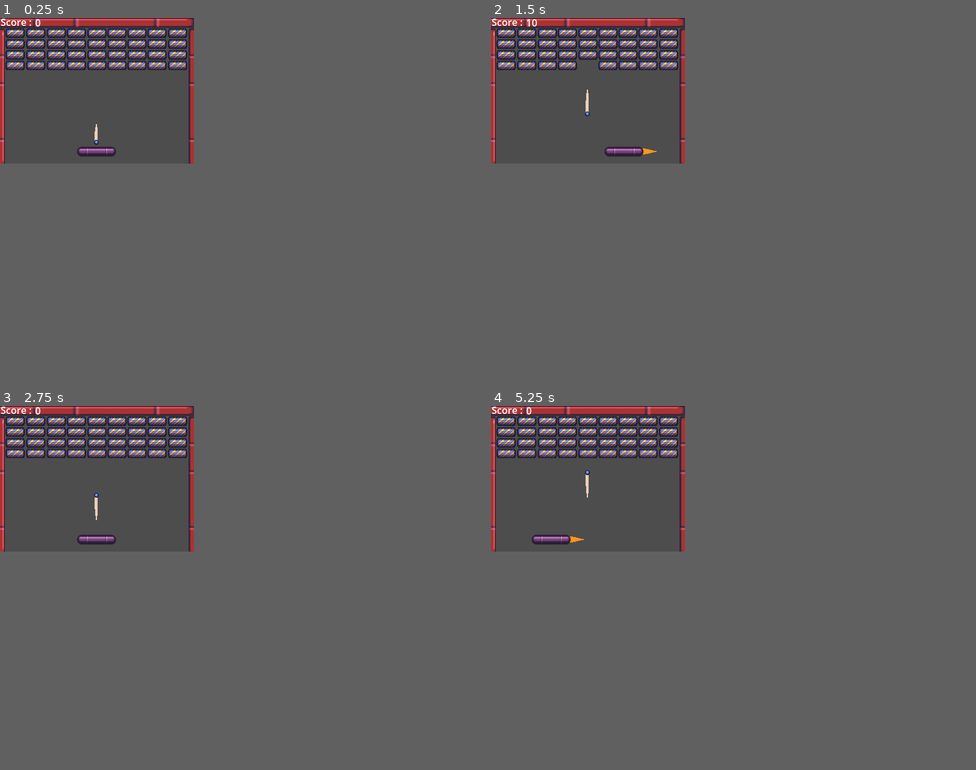
Above: before the commit, frames 1-4 (two rows, left to right).
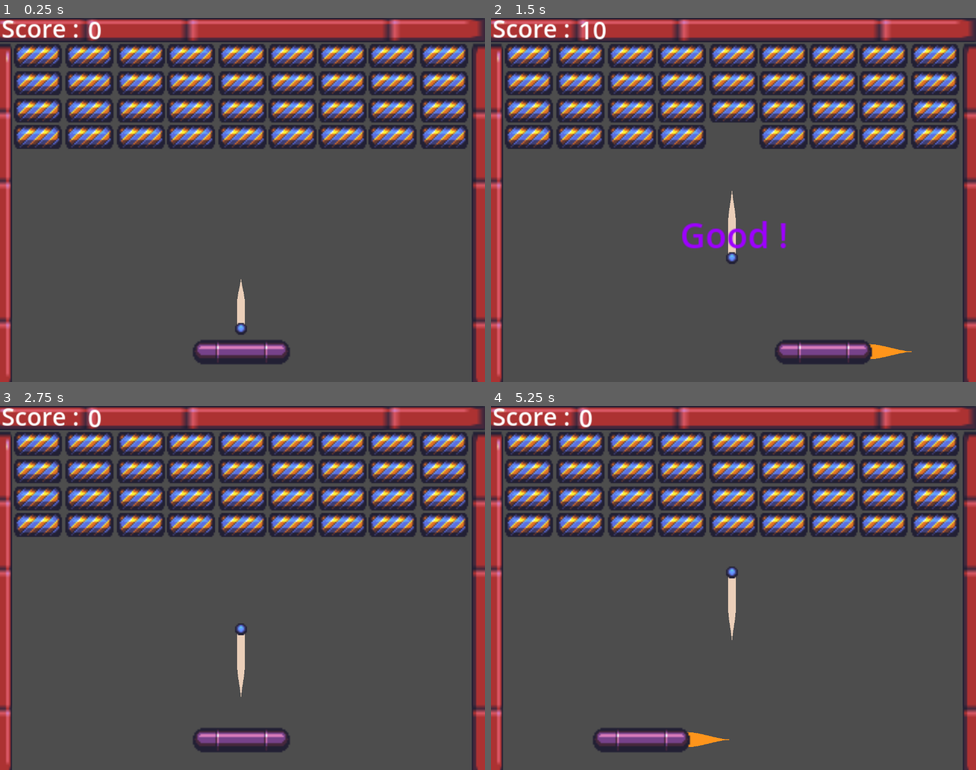
Above: after the commit, the same moments.

Repository: SamSamKDBX/casse-brique
Game: Godot game, scene res://main.tscn
Same seed, same stepped clock (60 frames per second), same inputs: the game is played once before the commit and once after it.
Inputs:
- Up to frame 1 (0.25 s): no input
- Up to frame 2 (1.5 s): hold Right (p1_right) 0.53-1.28 s; hold Left (p1_left) from 1.28 s (still down)
- Up to frame 3 (2.75 s): release Left (p1_left) at 2 s; click "Play" at 2 s
- Up to frame 4 (5.25 s): hold Right (p1_right) 2.78-4.25 s; click "Play" at 4.25 s; hold Left (p1_left) from 5.03 s (still down)
In our replay, the window is 320x240 before the commit and 800x600 after it. These sizes can differ from the game's own. Grey fills any space a smaller window leaves; there, only what the larger window draws over its background counts as a difference.

The runs differ from the first frame. In frame 1, 35% of the frame differs, in the area x 0-100%, y 0-100%; in frame 2, 36%; in frame 3, 35%; in frame 4, 36%.

Commit message:
ajout de phrases de combo

Diff:
--- a/control_game.gd
+++ b/control_game.gd
@@ -1,6 +1,7 @@
 extends Node
 
 @export var audioCoin: AudioStreamPlayer2D
+@export var encouragementAnimation: AnimationPlayer
 @export var scoreValueLabel: Label
 var score: int = 0
 var updatedScore: int = 0
@@ -22,3 +23,12 @@
 
 func _on_ball_update_score(hotness: int) -> void:
 	updatedScore += 10 * hotness
+	showEncouragement(hotness)
+
+func showEncouragement(hotness: int):
+	if hotness == 1:
+		encouragementAnimation.play("good")
+	elif hotness == 2:
+		encouragementAnimation.play("great")
+	elif hotness == 3:
+		encouragementAnimation.play("excellent")
--- a/main.tscn
+++ b/main.tscn
@@ -11,6 +11,182 @@
 
 [sub_resource type="LabelSettings" id="LabelSettings_272bh"]
 
+[sub_resource type="Animation" id="Animation_5vw27"]
+length = 0.001
+tracks/0/type = "value"
+tracks/0/imported = false
+tracks/0/enabled = true
+tracks/0/path = NodePath(".:text")
+tracks/0/interp = 1
+tracks/0/loop_wrap = true
+tracks/0/keys = {
+"times": PackedFloat32Array(0),
+"transitions": PackedFloat32Array(1),
+"update": 1,
+"values": [""]
+}
+tracks/1/type = "value"
+tracks/1/imported = false
+tracks/1/enabled = true
+tracks/1/path = NodePath(".:size")
+tracks/1/interp = 1
+tracks/1/loop_wrap = true
+tracks/1/keys = {
+"times": PackedFloat32Array(0),
+"transitions": PackedFloat32Array(1),
+"update": 0,
+"values": [Vector2(86, 24)]
+}
+tracks/2/type = "value"
+tracks/2/imported = false
+tracks/2/enabled = true
+tracks/2/path = NodePath(".:scale")
+tracks/2/interp = 1
+tracks/2/loop_wrap = true
+tracks/2/keys = {
+"times": PackedFloat32Array(0),
+"transitions": PackedFloat32Array(1),
+"update": 0,
+"values": [Vector2(1, 1)]
+}
+tracks/3/type = "value"
+tracks/3/imported = false
+tracks/3/enabled = true
+tracks/3/path = NodePath(".:self_modulate")
+tracks/3/interp = 1
+tracks/3/loop_wrap = true
+tracks/3/keys = {
+"times": PackedFloat32Array(0),
+"transitions": PackedFloat32Array(1),
+"update": 0,
+"values": [Color(1, 1, 1, 1)]
+}
+
+[sub_resource type="Animation" id="Animation_efxa6"]
+resource_name = "excellent"
+tracks/0/type = "value"
+tracks/0/imported = false
+tracks/0/enabled = true
+tracks/0/path = NodePath(".:text")
+tracks/0/interp = 1
+tracks/0/loop_wrap = true
+tracks/0/keys = {
+"times": PackedFloat32Array(0, 1),
+"transitions": PackedFloat32Array(1, 1),
+"update": 1,
+"values": ["Excellent !", ""]
+}
+tracks/1/type = "value"
+tracks/1/imported = false
+tracks/1/enabled = true
+tracks/1/path = NodePath(".:scale")
+tracks/1/interp = 1
+tracks/1/loop_wrap = true
+tracks/1/keys = {
+"times": PackedFloat32Array(0, 0.5, 1),
+"transitions": PackedFloat32Array(1, 1, 1),
+"update": 0,
+"values": [Vector2(1, 1), Vector2(1.5, 1.5), Vector2(1, 1)]
+}
+tracks/2/type = "value"
+tracks/2/imported = false
+tracks/2/enabled = true
+tracks/2/path = NodePath(".:self_modulate")
+tracks/2/interp = 1
+tracks/2/loop_wrap = true
+tracks/2/keys = {
+"times": PackedFloat32Array(0),
+"transitions": PackedFloat32Array(1),
+"update": 0,
+"values": [Color(0.4380112, 0.5571286, 0.9993821, 1)]
+}
+
+[sub_resource type="Animation" id="Animation_4c57u"]
+resource_name = "good"
+tracks/0/type = "value"
+tracks/0/imported = false
+tracks/0/enabled = true
+tracks/0/path = NodePath(".:text")
+tracks/0/interp = 1
+tracks/0/loop_wrap = true
+tracks/0/keys = {
+"times": PackedFloat32Array(0, 1),
+"transitions": PackedFloat32Array(1, 1),
+"update": 1,
+"values": ["Good !", ""]
+}
+tracks/1/type = "value"
+tracks/1/imported = false
+tracks/1/enabled = true
+tracks/1/path = NodePath(".:scale")
+tracks/1/interp = 1
+tracks/1/loop_wrap = true
+tracks/1/keys = {
+"times": PackedFloat32Array(0, 0.5, 1),
+"transitions": PackedFloat32Array(1, 1, 1),
+"update": 0,
+"values": [Vector2(1, 1), Vector2(1.5, 1.5), Vector2(1, 1)]
+}
+tracks/2/type = "value"
+tracks/2/imported = false
+tracks/2/enabled = true
+tracks/2/path = NodePath(".:self_modulate")
+tracks/2/interp = 1
+tracks/2/loop_wrap = true
+tracks/2/keys = {
+"times": PackedFloat32Array(0),
+"transitions": PackedFloat32Array(1),
+"update": 0,
+"values": [Color(0.6156863, 0, 1, 1)]
+}
+
+[sub_resource type="Animation" id="Animation_kek77"]
+resource_name = "great"
+tracks/0/type = "value"
+tracks/0/imported = false
+tracks/0/enabled = true
+tracks/0/path = NodePath(".:text")
+tracks/0/interp = 1
+tracks/0/loop_wrap = true
+tracks/0/keys = {
+"times": PackedFloat32Array(0, 1),
+"transitions": PackedFloat32Array(1, 1),
+"update": 1,
+"values": ["Great !", ""]
+}
+tracks/1/type = "value"
+tracks/1/imported = false
+tracks/1/enabled = true
+tracks/1/path = NodePath(".:scale")
+tracks/1/interp = 1
+tracks/1/loop_wrap = true
+tracks/1/keys = {
+"times": PackedFloat32Array(0, 0.5, 1),
+"transitions": PackedFloat32Array(1, 1, 1),
+"update": 0,
+"values": [Vector2(1, 1), Vector2(1.5, 1.5), Vector2(1, 1)]
+}
+tracks/2/type = "value"
+tracks/2/imported = false
+tracks/2/enabled = true
+tracks/2/path = NodePath(".:self_modulate")
+tracks/2/interp = 1
+tracks/2/loop_wrap = true
+tracks/2/keys = {
+"times": PackedFloat32Array(0),
+"transitions": PackedFloat32Array(1),
+"update": 0,
+"values": [Color(0.8794485, 0.5911609, 1.540184e-06, 1)]
+}
+
+[sub_resource type="AnimationLibrary" id="AnimationLibrary_4c57u"]
+_data = {
+&"RESET": SubResource("Animation_5vw27"),
+&"excellent": SubResource("Animation_efxa6"),
+&"good": SubResource("Animation_4c57u"),
+&"great": SubResource("Animation_kek77")
+}
+
 [node name="Main" type="Node2D" unique_id=2064868903]
 
 [node name="Music" type="AudioStreamPlayer2D" parent="." unique_id=2053454524]
@@ -48,9 +224,10 @@
 rotation = 1.5707964
 scale = Vector2(0.72, 1)
 
-[node name="Control Game" type="Node" parent="." unique_id=1239080454 node_paths=PackedStringArray("audioCoin", "scoreValueLabel")]
+[node name="Control Game" type="Node" parent="." unique_id=1239080454 node_paths=PackedStringArray("audioCoin", "encouragementAnimation", "scoreValueLabel")]
 script = ExtResource("6_7mycd")
 audioCoin = NodePath("../CoinAudio")
+encouragementAnimation = NodePath("../TextEncouragement/AnimationPlayer")
 scoreValueLabel = NodePath("../ScoreValueLabel")
 
 [node name="ScoreLabel" type="Label" parent="." unique_id=1045611939]
@@ -71,4 +248,24 @@
 [node name="CoinAudio" type="AudioStreamPlayer2D" parent="." unique_id=905681628]
 stream = ExtResource("8_5vw27")
 
+[node name="TextEncouragement" type="RichTextLabel" parent="." unique_id=221036255]
+anchors_preset = 8
+anchor_left = 0.5
+anchor_top = 0.5
+anchor_right = 0.5
+anchor_bottom = 0.5
+offset_left = 118.0
+offset_top = 131.0
+offset_right = 204.0
+offset_bottom = 155.0
+grow_horizontal = 2
+grow_vertical = 2
+pivot_offset = Vector2(43, 12)
+theme_override_colors/font_selected_color = Color(0.6156863, 0, 1, 1)
+bbcode_enabled = true
+horizontal_alignment = 1
+
+[node name="AnimationPlayer" type="AnimationPlayer" parent="TextEncouragement" unique_id=690630083]
+libraries/ = SubResource("AnimationLibrary_4c57u")
+
 [connection signal="update_score" from="Ball" to="Control Game" method="_on_ball_update_score"]
--- a/project.godot
+++ b/project.godot
@@ -23,6 +23,7 @@
 
 window/size/viewport_width=320
 window/size/viewport_height=240
+window/stretch/mode="canvas_items"
 window/stretch/scale_mode="integer"
 
 [input]
Not shown, changed: export_presets.cfg
